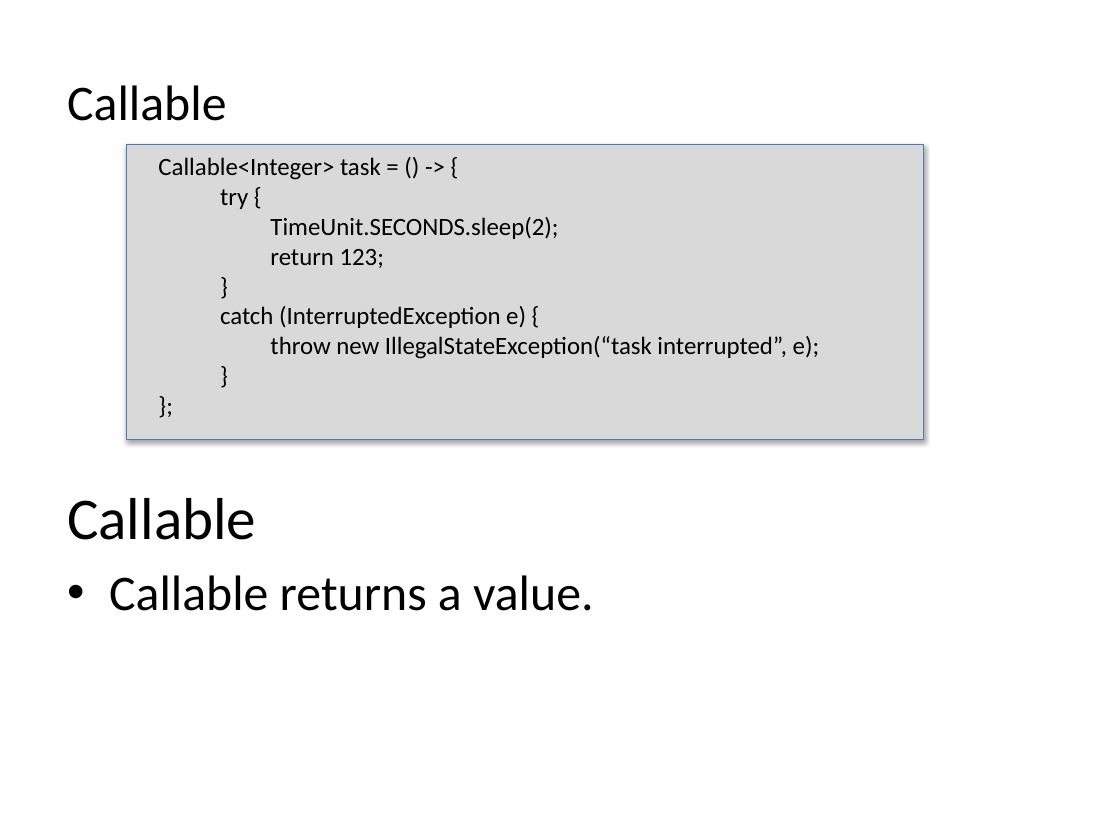
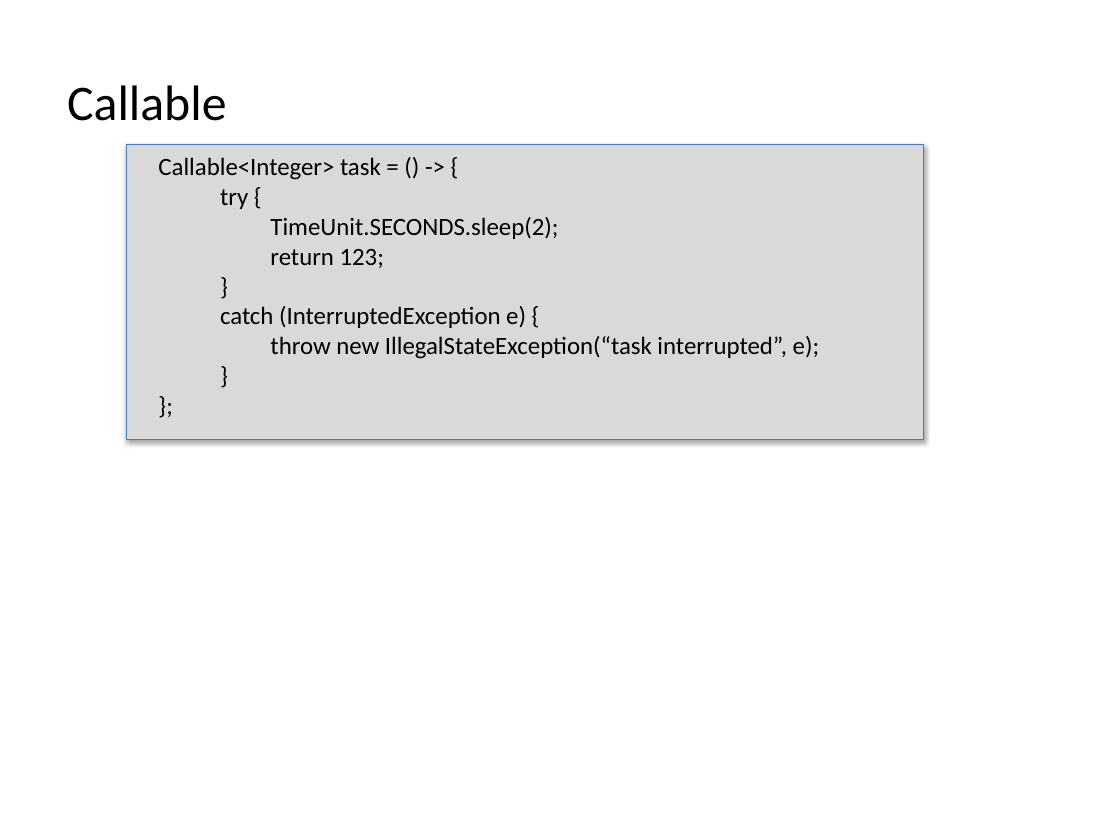
Before and after one commit to Moldenhauer-Rebecca/CIT360-Group2, a slide deck: slide 16 of ThreadsRunnablesExecutors.pptx (slide 15 before the commit). Drawn at 1120x840 pixels with LibreOffice and Linux fonts; fonts in the diff are those of the drawing. Boxes give left, top, right and bottom in pixels: in the first picture for what was removed or moved away, otherwise in the second. Text is boxed around its words. In the diff, an @@ line names an element or a change of style, - is before the commit and + after.

```diff
--- a/ThreadsRunnablesExecutors.pptx
+++ b/ThreadsRunnablesExecutors.pptx
@@ text removed at [67, 498, 593, 611] @@
-Callable
-• Callable returns a value.
```
Also in this commit, not shown: 5 other slides changed, 3 slides added, 3 slides removed.
